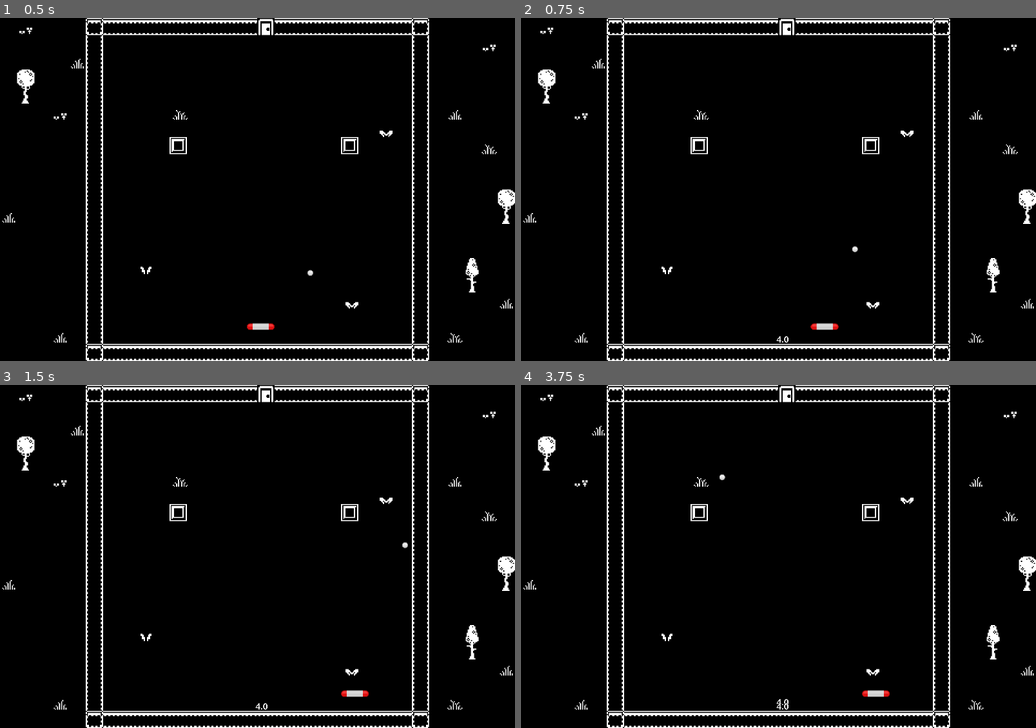
Above: before the commit, frames 1-4 (two rows, left to right).
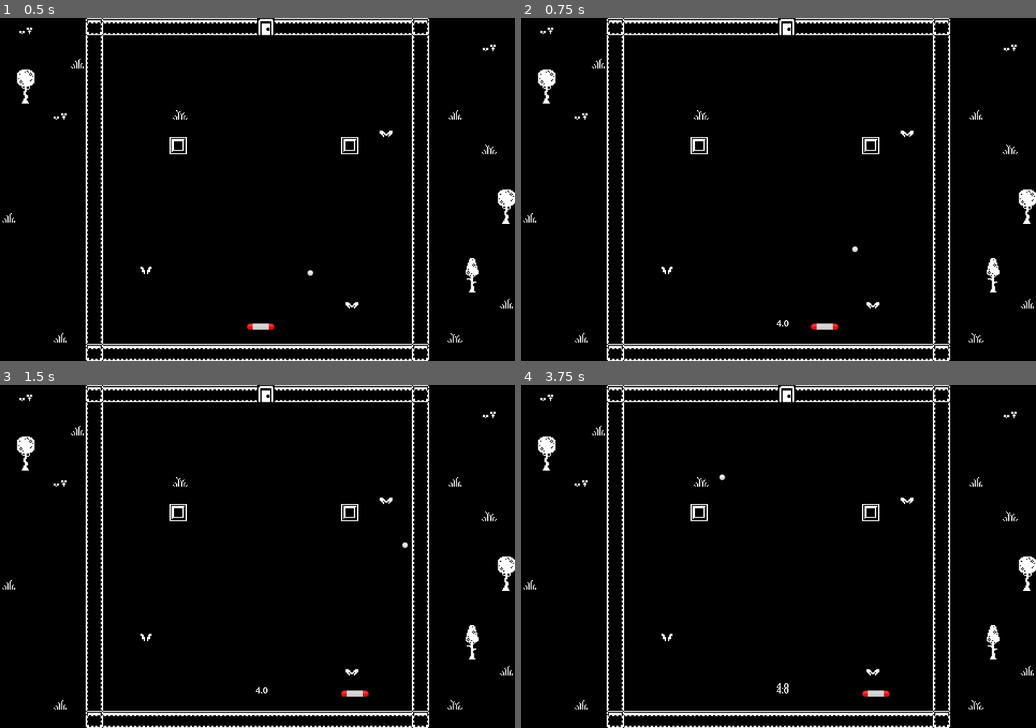
Above: after the commit, the same moments.

Repository: retro-dev-chuck/KenneyJam-Power2025
Game: Godot game, scene res://Sc_Game.tscn
Same seed, same stepped clock (60 frames per second), same inputs: the game is played once before the commit and once after it.
Inputs (mouse positions are in pixels of both pictures, inside the frame that each line leads up to):
- Up to frame 1 (0.5 s): no input
- Up to frame 2 (0.75 s): tap Enter at 0.5 s; move the mouse to (891, 172) at 0.52 s; hold D (Right) from 0.53 s (still down); click (891, 172) at 0.6 s
- Up to frame 3 (1.5 s): move the mouse to (154, 573) at 1.27 s; release D (Right) at 1.28 s; hold A (Left) from 1.28 s (still down); click (154, 573) at 1.35 s
- Up to frame 4 (3.75 s): move the mouse to (830, 481) at 2.02 s; release A (Left) at 2.03 s; hold D (Right) 2.03-3.53 s; click (830, 481) at 2.1 s; move the mouse to (752, 625) at 2.77 s; click (752, 625) at 2.85 s; tap Space at 3.5 s; move the mouse to (933, 607) at 3.52 s; hold A (Left) from 3.53 s (still down); click (933, 607) at 3.6 s

Frame 1 is identical in both runs. In frame 2, less than 0.1% of the frame differs, in the area x 49-52%, y 87-95%; in frame 3, less than 0.1%; in frame 4, less than 0.1%, in the area x 49-52%, y 86-95%.

Commit message:
Damage numbers with pos

Diff:
--- a/Ball/Ball.gd
+++ b/Ball/Ball.gd
@@ -23,6 +23,6 @@
 	var collider = collision.get_collider()
 	if collider.has_method("damage"):
 		print("damage found " + str(collider))
-		collider.damage(current_damage)
+		collider.damage(current_damage, collision.get_position())
 	else:
 		print("damage not found " + str(collider))
--- a/Combat/CombatBody2D.gd
+++ b/Combat/CombatBody2D.gd
@@ -2,5 +2,5 @@
 
 @export var combat_manager: CombatManager
 
-func damage(damage: Damage) -> void:
-	combat_manager.apply_damage(damage)
+func damage(damage: Damage, pos: Vector2) -> void:
+	combat_manager.apply_damage(damage, pos)
--- a/Combat/CombatManager.gd
+++ b/Combat/CombatManager.gd
@@ -1,7 +1,7 @@
 class_name CombatManager extends Node2D
 
-signal on_damaged(amount: float)
-signal on_died(amount: float)
+signal on_damaged(amount: float, pos: Vector2)
+signal on_died(amount: float, pos: Vector2)
 
 @export var target: Node2D
 @export var health_res: Health
@@ -11,12 +11,12 @@
 func _ready() -> void:
 	current_hp = health_res.duplicate(true)
 
-func apply_damage(damage: Damage) -> void:
+func apply_damage(damage: Damage, pos: Vector2) -> void:
 	if current_hp.amount == 0:
 		return
 	var pre_amount: float = current_hp.amount
 	current_hp.amount = max(0, current_hp.amount - damage.amount)
 	if current_hp.amount == 0:
-		on_died.emit(pre_amount)
+		on_died.emit(pre_amount, pos)
 	elif pre_amount != current_hp.amount:
-		on_damaged.emit(pre_amount - current_hp.amount)
+		on_damaged.emit(pre_amount - current_hp.amount, pos)
--- a/Debug/DamageLogger.gd
+++ b/Debug/DamageLogger.gd
@@ -7,5 +7,5 @@
 	if not combat_manager.owner:
 		push_error("Combat manager owner is null!")
 
-func _on_damaged(amount: float) -> void:
+func _on_damaged(amount: float, pos: Vector2) -> void:
 	push_warning(combat_manager.target.name + " damaged " + String.num(amount, 1))
--- a/Globals/DamageNumbersSc.gd
+++ b/Globals/DamageNumbersSc.gd
@@ -3,6 +3,7 @@
 const anim_in_dur: float = 0.25
 const anim_out_dur: float = 0.35
 const move_offset: float = 10
+const offset: Vector2 = Vector2(0, -15)
 
 func _input(event: InputEvent) -> void:
 	if Input.is_action_just_pressed("Interact"):
@@ -11,7 +12,7 @@
 func display_number(value: float, position: Vector2, is_critical:bool = false) -> void:
 	push_error("AAAAAAAA")
 	var number = Label.new()
-	number.global_position = position
+	number.global_position = position + offset
 	number.text = String.num(value, 1)
 	number.z_index = 100
 	number.label_settings = LabelSettings.new()
@@ -33,7 +34,7 @@
 
 	var tween = get_tree().create_tween()
 	tween.set_parallel(true)
-	tween.tween_property(number, "position:y", number.position.y - move_offset, anim_in_dur).set_ease(Tween.EASE_OUT)
+	tween.tween_property(number, "position:y", number.position.y - move_offset , anim_in_dur).set_ease(Tween.EASE_OUT)
 	tween.tween_property(number, "position:y", number.position.y, anim_out_dur).set_ease(Tween.EASE_IN).set_delay(anim_in_dur)
 	tween.tween_property(number, "scale", Vector2.ZERO, anim_in_dur).set_ease(Tween.EASE_IN).set_delay(anim_out_dur)
 	await tween.finished
--- a/Polish/CombatNumber.gd
+++ b/Polish/CombatNumber.gd
@@ -8,8 +8,8 @@
 	if not combat_manager.owner:
 		push_error("Combat manager owner is null!")
 
-func _on_damaged(amount: float) -> void:
-	DamageNumbers.display_number(amount, global_position)
+func _on_damaged(amount: float, pos: Vector2) -> void:
+	DamageNumbers.display_number(amount, pos)
 
-func _on_died(amount: float) -> void:
-	DamageNumbers.display_number(amount, global_position)
+func _on_died(amount: float, pos: Vector2) -> void:
+	DamageNumbers.display_number(amount, pos)
